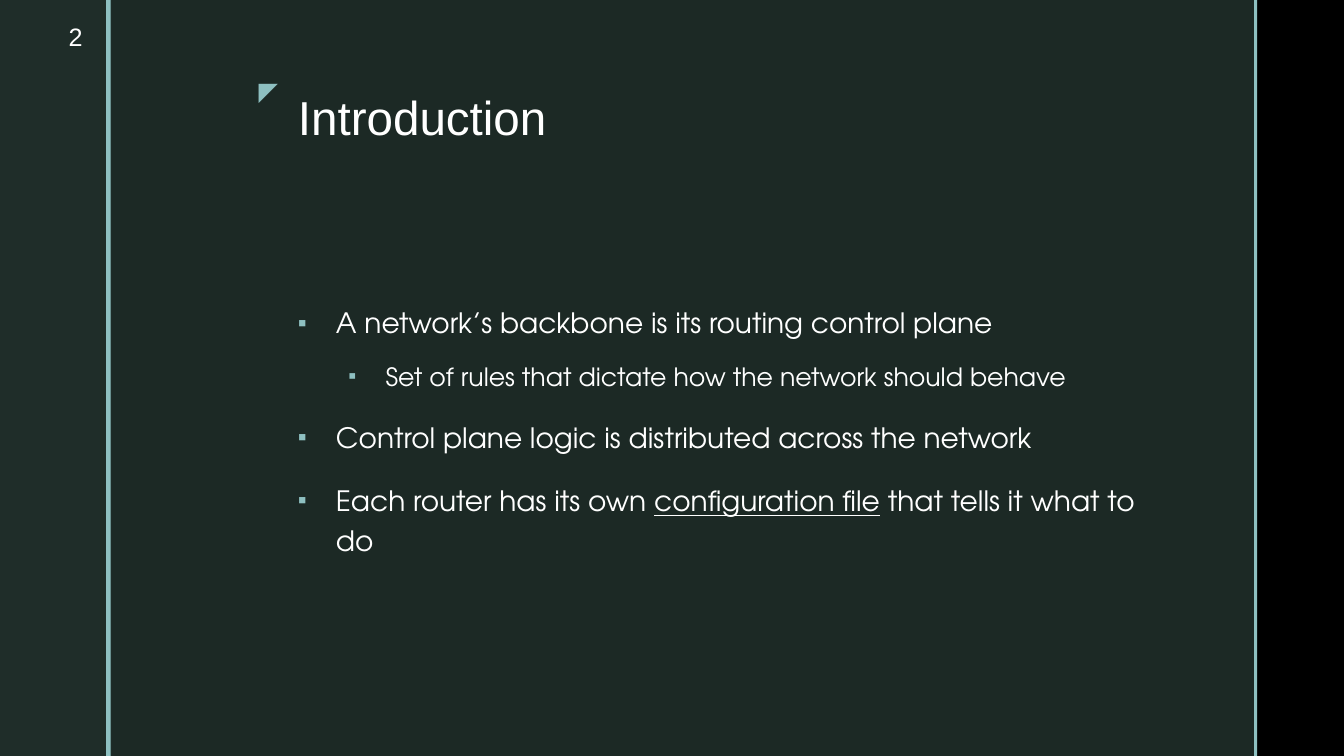
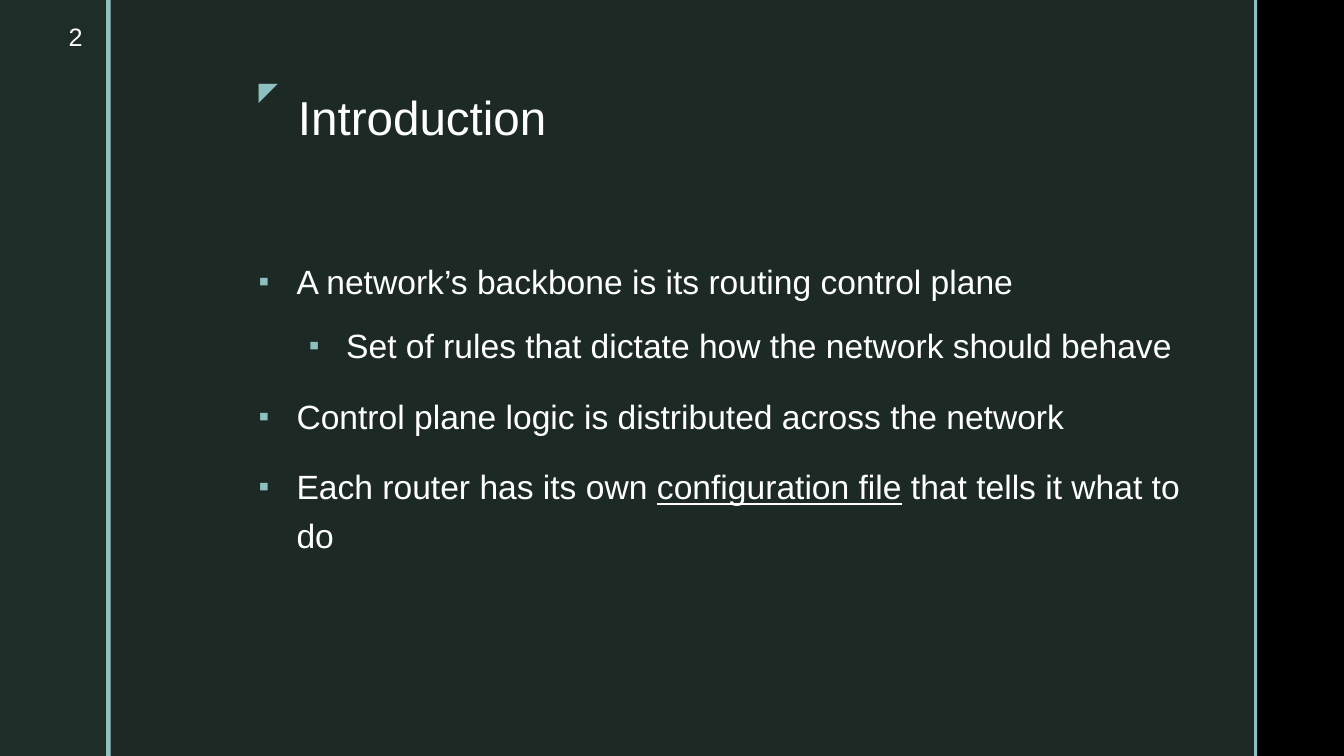
Before and after one commit to ahsanMah/config-completion, a slide deck: slide 2 of Final Presentation.pptx. Drawn at 1344x756 pixels with LibreOffice and Linux fonts; fonts in the diff are those of the drawing; background and template pictures are left out. Boxes give left, top, right and bottom in pixels: in the first picture for what was removed or moved away, otherwise in the second. Text is boxed around its words. In the diff, an @@ line names an element or a change of style, - is before the commit and + after.

```diff
--- a/Final Presentation.pptx
+++ b/Final Presentation.pptx
@@ text "A network’s backbone is its ...": place and size @@
-text "A network’s backbone is its ..." at bbox=[336, 312, 1134, 552]
+text "A network’s backbone is its ..." at bbox=[297, 269, 1180, 549]
@@ text "A network’s backbone is its ..." at bbox=[297, 269, 1180, 549]: size 20 to 24 pt in "A network’s backbone is its routing control ...", "Control plane logic is distributed across the ...", "Each router has its own configuration file ..."; font TeX Gyre Adventor to Arial; size 18 to 24 pt in "Set of rules that dictate how the ..." @@
```
Also in this commit, not shown: 6 other slides changed, 6 slides added, 3 slides removed.
